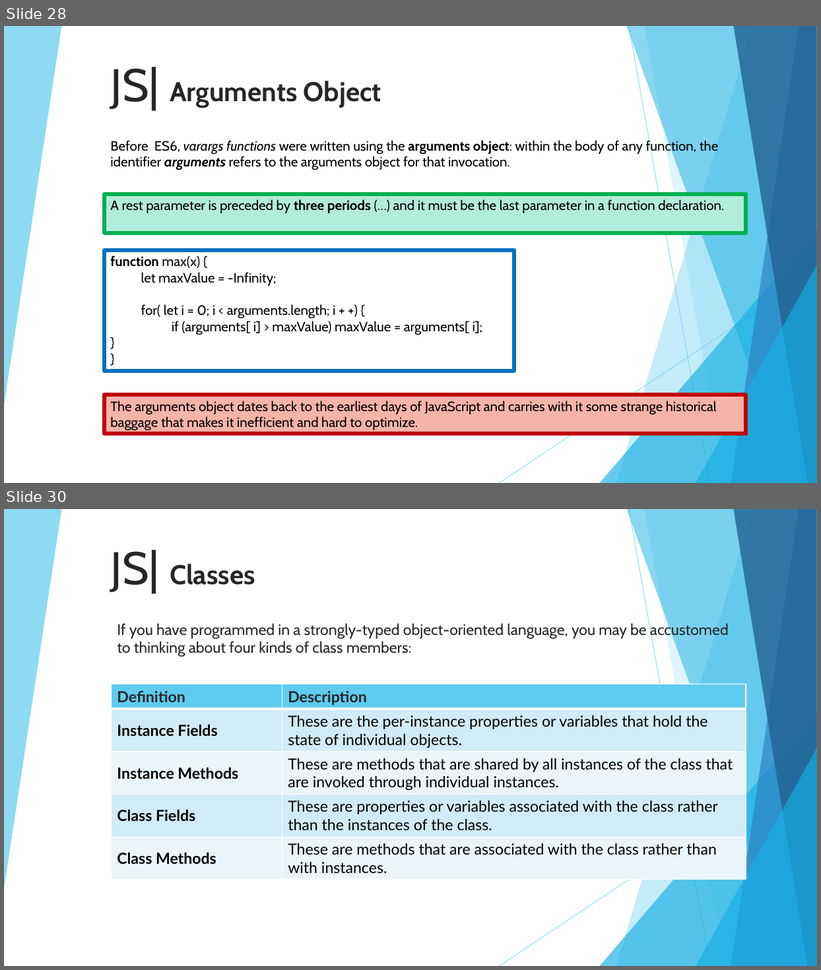
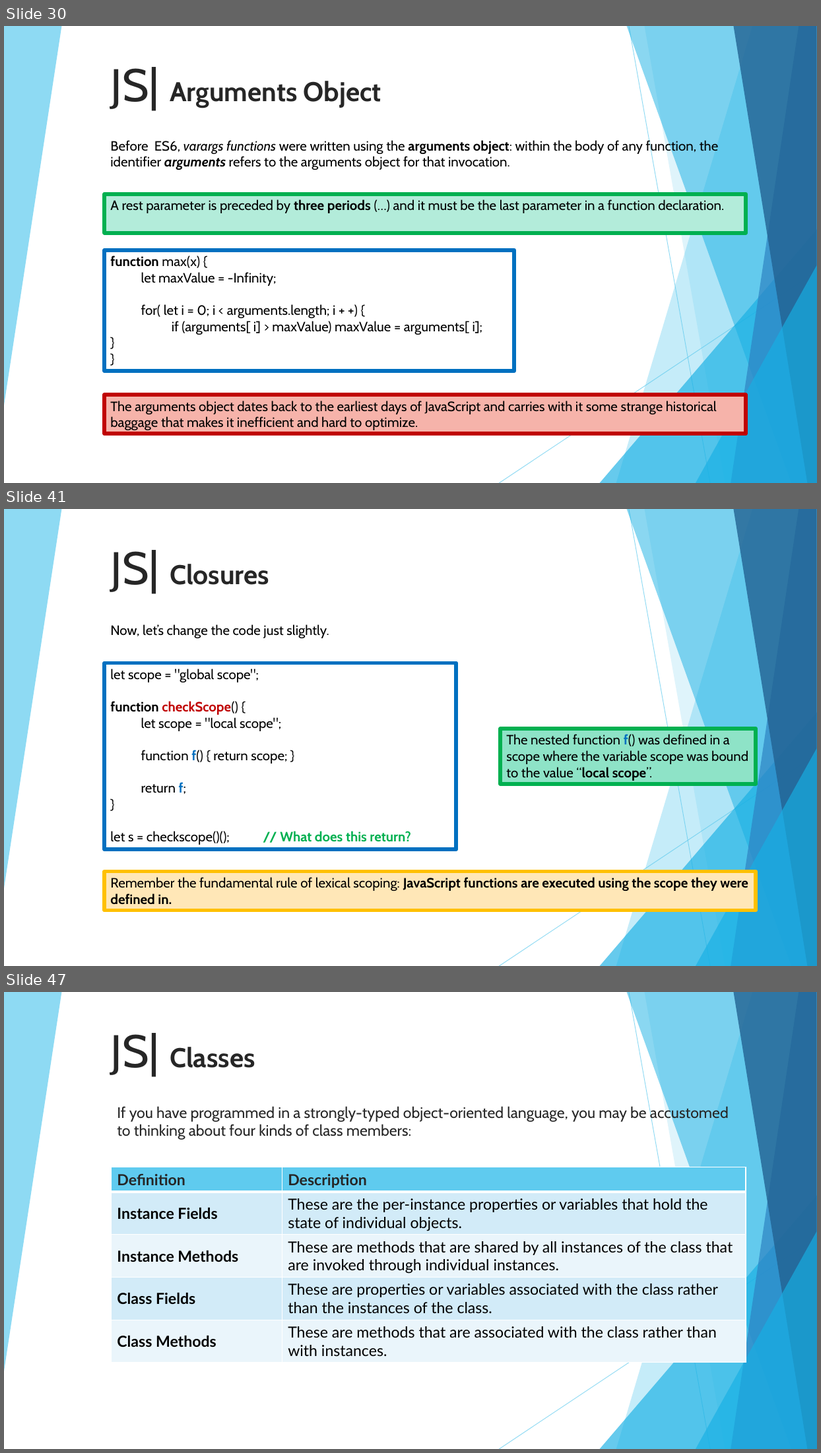
Before and after one commit to 01Primo/slides, a slide deck: 08_Javascript_Classes.pptx. Shown one above the other, each under a label of ours: slides 28 and 30 before the commit, slides 30, 41 and 47 after it; the slides between them are not shown. The pictures are 821x970 and 821x1453 pixels, drawn with LibreOffice and Linux fonts; fonts in the diff are those of the drawing. Boxes give left, top, right and bottom in pixels: in the first picture for what was removed or moved away, otherwise in the second. Text is boxed around its words. In the diff, an @@ line names an element or a change of style, - is before the commit and + after.

Commit message:
Finaly closures done!

```diff
--- a/08_Javascript_Classes.pptx
+++ b/08_Javascript_Classes.pptx
@@ slide 41 added at box(4, 509, 817, 966), background #FFFFFF; not listed: 10 template elements that a slide beside it also shows @@
@@ title added at box(111, 550, 269, 594), 32 pt, text #262626, bold @@
+JS| Closures
@@ text added at box(110, 625, 329, 638), 16 pt, text #000000 @@
+Now, let’s change the code just slightly.
@@ rectangle added at box(104, 663, 457, 850), outline #0070C0 4.5 pt, 16 pt, text #000000 @@
+let scope = "global scope";
+function checkScope() {
+let scope = "local scope";
+function f() { return scope; }
+return f;
+}
+let s = checkscope()(); // What does this return?
@@ rectangle added at box(500, 729, 756, 784), fill #8EE3C7, outline #00B050 4.5 pt, 16 pt, text #000000 @@
+The nested function f() was defined in a scope where the variable scope was bound to the value “local scope”.
@@ rectangle added at box(104, 872, 756, 911), fill #FFE7B7, outline #FFC000 4.5 pt, 16 pt, text #000000, bold @@
+Remember the fundamental rule of lexical scoping: JavaScript functions are executed using the scope they were defined in.
@@ what was slide 28 is now slide 30 @@
@@ what was slide 30 is now slide 47 @@
```
Also in this commit, not shown: 1 slide changed, 17 other slides added, 1 slide removed.
